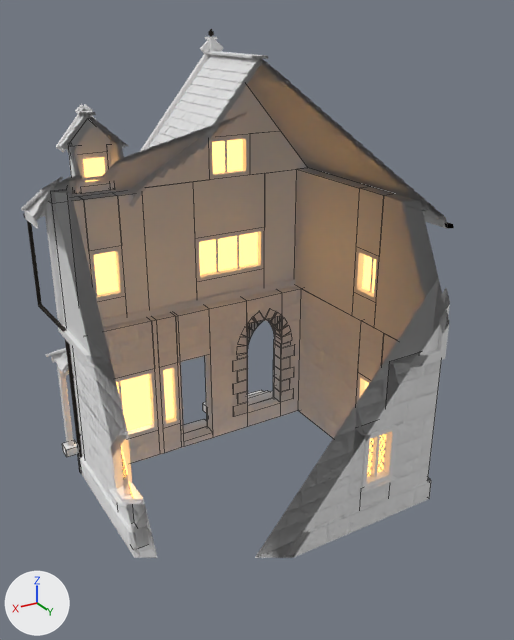
The FBX model GameClient/ArtSource/Silverbrook/Townhouse5/SilverbrookTownhouse5.fbx, before and after one commit.
Camera for both pictures: a camera (50 mm lens) standing at (6.64, 11.24, 9.23) and looking at (0.08, 0.31, 3.77). Lighting does not change. The marker at lower left points along +X, +Y and +Z. The picture after the commit comes second. Mesh edges are drawn as thin lines on the coarser meshes. Everything nearer to the camera than a plane just in front of the edit is cut away.

Names of what the first picture shows: 'SM_SBTownhouse5_Details', 'SM_SBTownhouse5_Masonry', 'SM_SBTownhouse5_Plaster', 'SM_SBTownhouse5_Roof', 'SM_SBTownhouse5_Timber'.
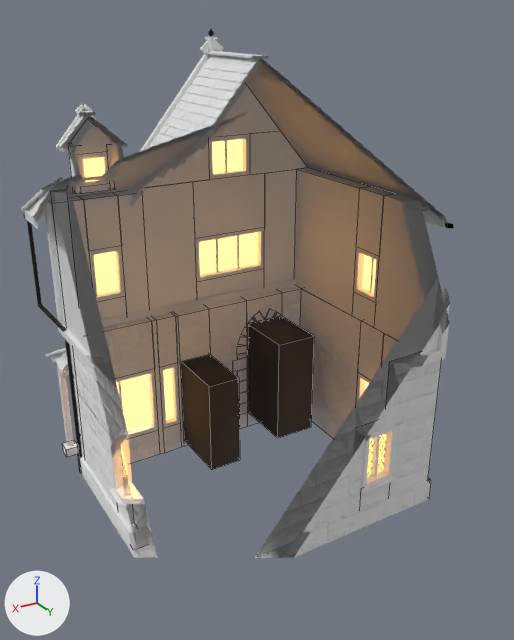
What differs and where, as boxes (x1, y1, x2, y2) in the pictures (514 x 640 px):
```json
{"object": "SM_SBTownhouse5_EntryRooms", "change": "added", "after": [181, 316, 314, 470]}
```

The change, as JSON lines over the scene's bpy script:
```json
{"op": "add", "block": "mat_sb_entryroom", "code": ["mat_sb_entryroom = principled_material('SB_EntryRoom')", "mat_sb_entryroom.base_color = (0.05, 0.045, 0.04)  # dark grey #3f3c38", "mat_sb_entryroom.roughness = 0.95"]}
{"op": "add", "block": "me_sm_sbtownhouse5_entryrooms", "code": ["me_sm_sbtownhouse5_entryrooms = bpy.data.meshes.new('SM_SBTownhouse5_EntryRooms')", "me_sm_sbtownhouse5_entryrooms.from_pydata([(-1.79, -0.35, 0.39), (-0.87, -0.35, 0.39), (-0.87, -0.35, 2.73), (-1.79, -0.35, 2.73), (-1.79, -1.74, 0.39), (-1.79, -1.74, 2.73), (-0.87, -1.74, 2.73), (-0.87, -1.74, 0.39), (0.11, -0.35, 0.15), (0.82, -0.35, 0.15), (0.82, -0.35, 2.2), (0.11, -0.35, 2.2), (0.11, -1.74, 0.15), (0.11, -1.74, 2.2), (0.82, -1.74, 2.2), (0.82, -1.74, 0.15)], [], [(0, 1, 2, 3), (4, 0, 3, 5), (6, 2, 1, 7), (4, 7, 1, 0), (3, 2, 6, 5), (8, 9, 10, 11), (12, 8, 11, 13), (14, 10, 9, 15), (12, 15, 9, 8), (11, 10, 14, 13)])", "me_sm_sbtownhouse5_entryrooms.materials.append(mat_sb_entryroom)  # dark grey #3f3c38"]}
{"op": "add", "block": "ob_sm_sbtownhouse5_entryrooms", "code": ["ob_sm_sbtownhouse5_entryrooms = bpy.data.objects.new('SM_SBTownhouse5_EntryRooms', me_sm_sbtownhouse5_entryrooms)", "ob_sm_sbtownhouse5_entryrooms.location = (0.0, 0.0, 0.0)"]}
```
